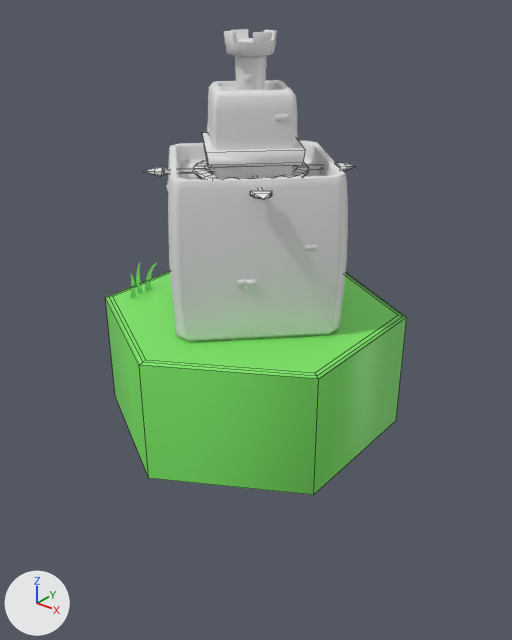
A saved change to the FBX model HexDefence/HexDefence/Assets/3D/Hex/Hex.fbx.
Rendered twice from a 50 mm lens placed at (2.69, -3.31, 2.16), pointed at (0.04, 0.0, 0.11). Lighting does not change. The marker at lower left points along +X, +Y and +Z. Mesh edges are drawn as thin lines on the coarser meshes. Objects named as collision shapes, trigger or cutter boxes, shadow casters or lower levels of detail are left out. Where no turn or scale is listed for an object, it has been applied to the vertices. Vertices at the same position are counted once.

The scene before the commit, as lines of its bpy script (objects in view):
```python
me_cube_001 = bpy.data.meshes.new('Cube.001')
me_cube_001.from_pydata(...)  # 200 vertices, 176 faces; spans x -0.456..0.456, y -0.456..0.456, z 0.204..1.278
me_cylinder = bpy.data.meshes.new('Cylinder')
me_cylinder.from_pydata(...)  # 24 vertices, 19 faces; spans x -0.88..0.88, y -1.0..1.0, z -0.6..0.2
me_cylinder.materials.append(mat_top)  # green #7ce765
me_cylinder_001 = bpy.data.meshes.new('Cylinder.001')
me_cylinder_001.from_pydata(...)  # 512 vertices, 404 faces; spans x -0.68..0.68, y -0.68..0.68, z 0.2..1.88
ob_arrowtower = bpy.data.objects.new('ArrowTower', me_cube_001)
ob_arrowtower.location = (0.0, 0.0, 0.0)
ob_hex = bpy.data.objects.new('Hex', me_cylinder)
ob_hex.location = (0.0, 0.0, 0.0)
ob_tower = bpy.data.objects.new('Tower', me_cylinder_001)
ob_tower.location = (0.0, 0.0, 0.0)
```
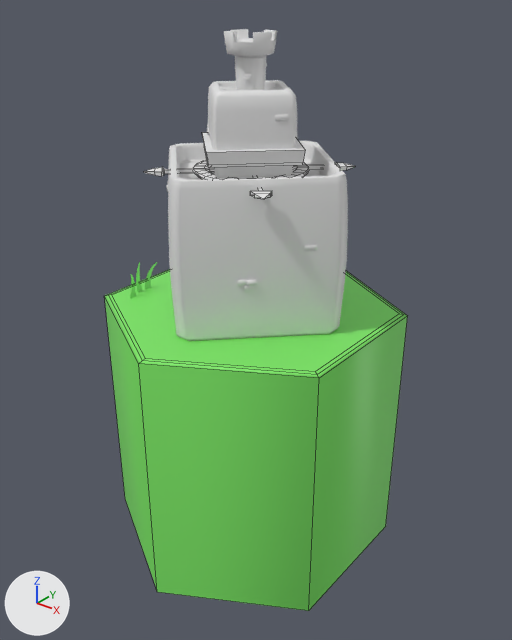
What differs and where, as boxes (x1, y1, x2, y2) in the pictures (512 x 640 px):
'Hex', mesh rescaled (52% taller): before (105, 271, 407, 495); after (105, 269, 407, 611)
part 2 of me_cube_001, shading changed: (144, 132, 355, 199) in both

The edits, one by one:
me_cube_001 has 200 vertices, 176 faces and spans x -0.456..0.456, y -0.456..0.456, z 0.204..1.278.
me_cube_001 is used by ob_arrowtower; location (0.0, 0.0, 0.0).
me_cube_001 part 2: edges marked sharp go from 0 to 274.
me_cylinder has 24 vertices, 19 faces and spans x -0.88..0.88, y -1.0..1.0, z -0.6..0.2.
me_cylinder is used by ob_hex; location (0.0, 0.0, 0.0).
me_cylinder part 1: the whole mesh is scaled about its middle by (1, 1, 2.2), then moved by (0.0, 0.0, -0.46).
